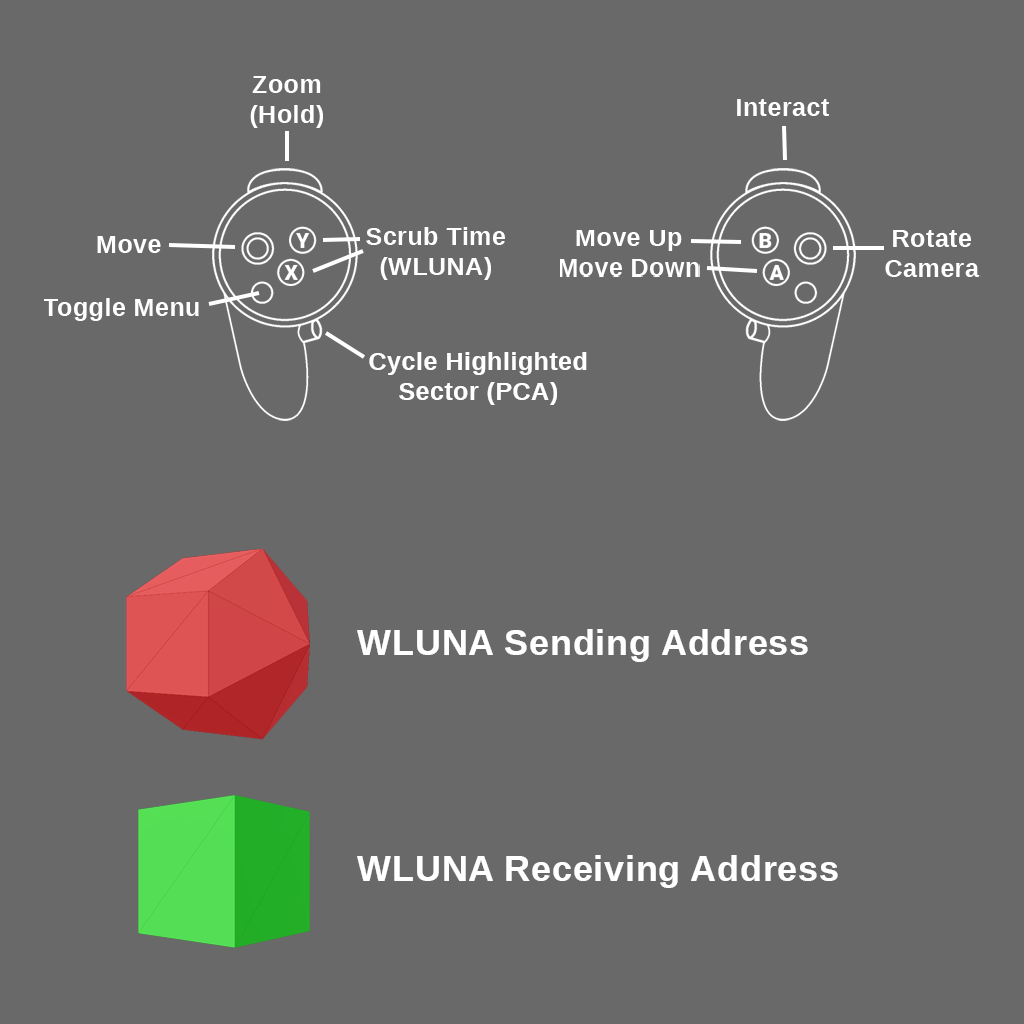
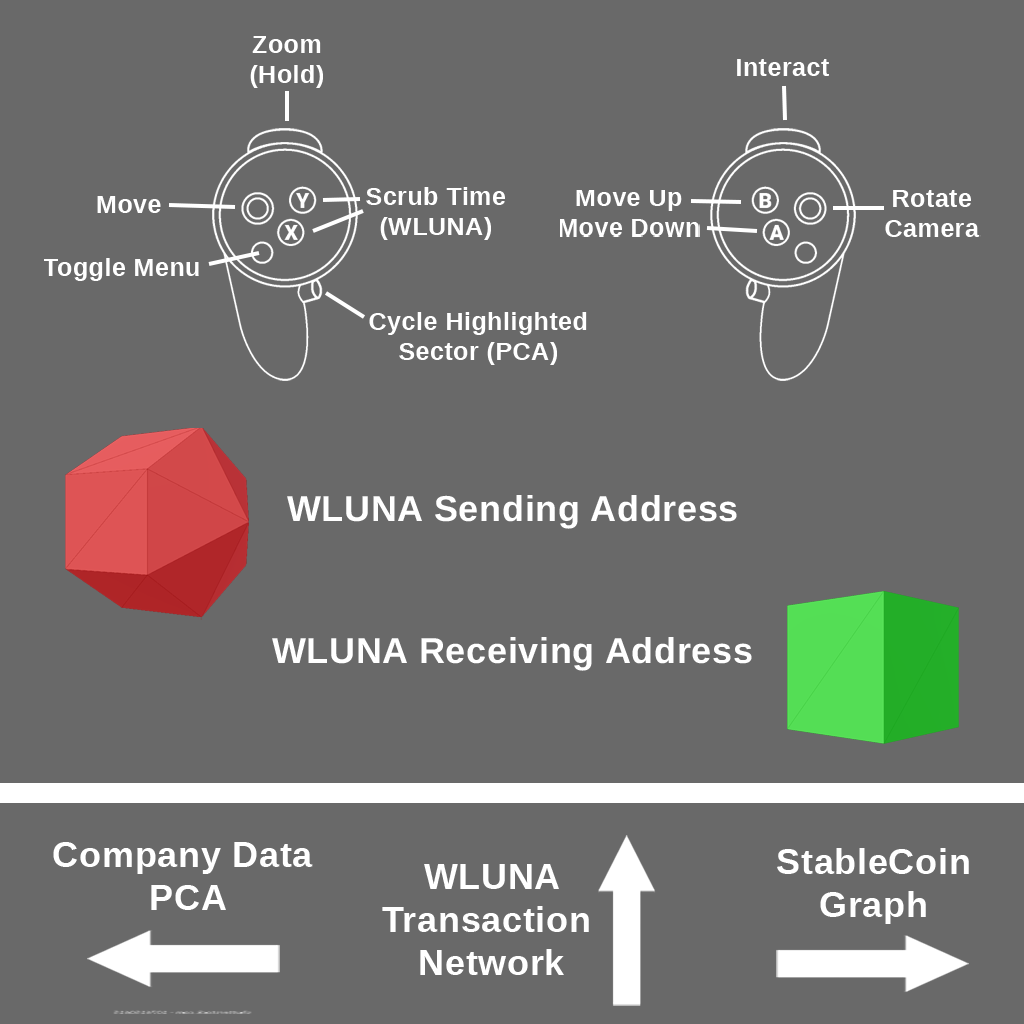
The second 1024 × 1024 image is a revision of the first. Changes to its layers:
painted on "Layer 3" over 0, 36, 1024, 1014
removed layer "WLUNA Receiving Address" over 357, 855, 838, 888
removed layer "WLUNA Sending Address" over 357, 629, 808, 662
removed layer "Layer 2" over 126, 549, 310, 741
removed layer "Line 5" over 44, 76, 981, 421
removed layer "Line 6" over 325, 331, 365, 359
removed layer "Cycle Highlighted Sector (PCA)" over 369, 352, 587, 405
